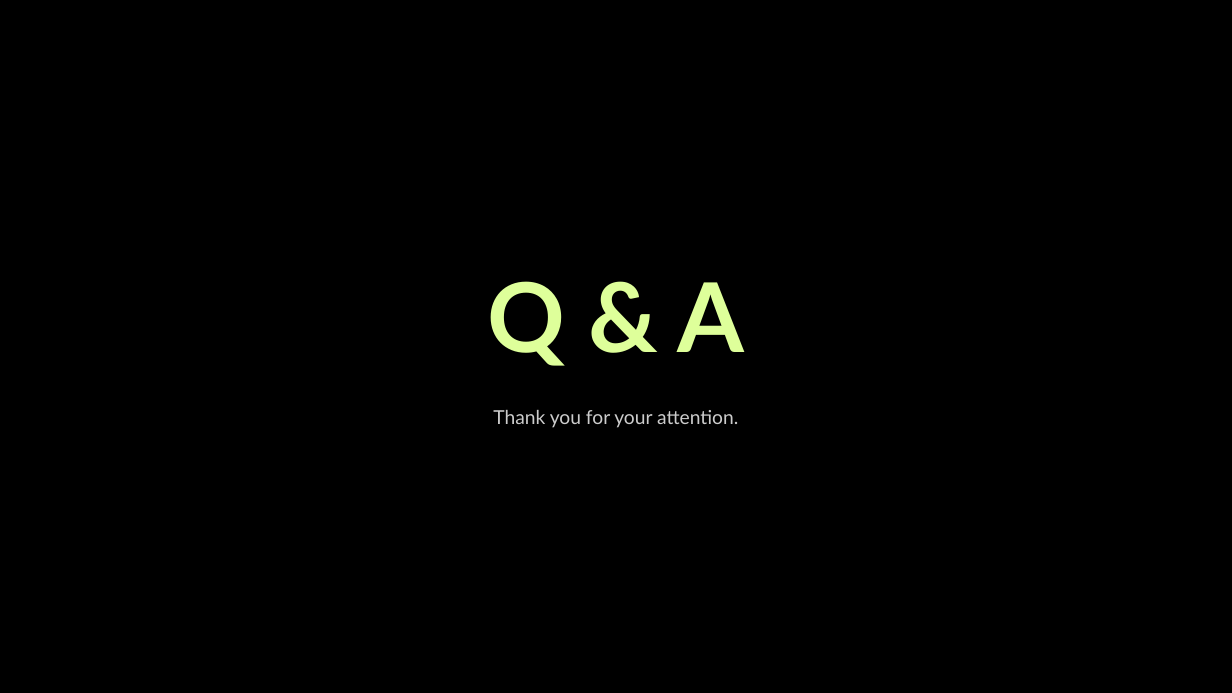
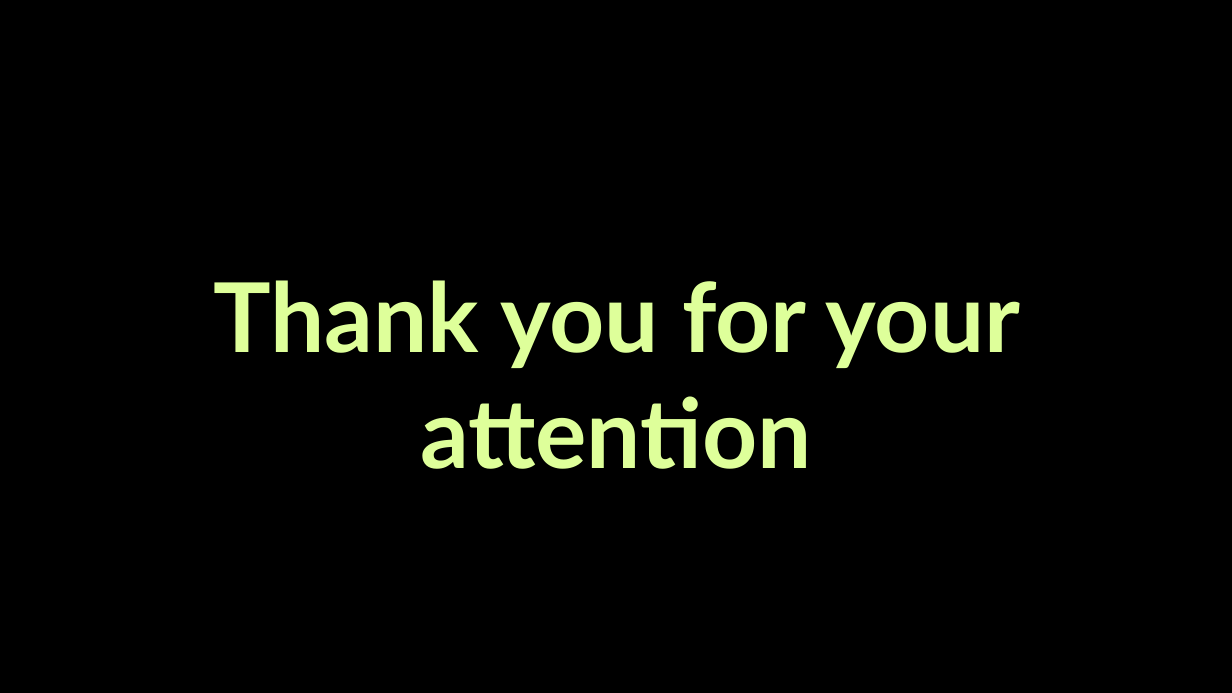
Before and after one commit to splus8191/6103-sp-25-Burke-Guerra-Soroosh, a slide deck: slide 13 of Credit Card Fraud Detection.pptx. Drawn at 1232x693 pixels with LibreOffice and Linux fonts; fonts in the diff are those of the drawing; background and template pictures are left out. Boxes give left, top, right and bottom in pixels: in the first picture for what was removed or moved away, otherwise in the second. Text is boxed around its words. In the diff, an @@ line names an element or a change of style, - is before the commit and + after.

```diff
--- a/Credit Card Fraud Detection.pptx
+++ b/Credit Card Fraud Detection.pptx
@@ text at (x1=214, y1=280, x2=1021, y2=469): text changed; size 15 to 75 pt; text colour #CCCCCC to #DEFF9A; bold on @@
-Thank you for your attention.
+Thank you for your attention
@@ text removed at (x1=487, y1=281, x2=745, y2=366) @@
-Q & A
```
Also in this commit, not shown: 1 other slide changed.
